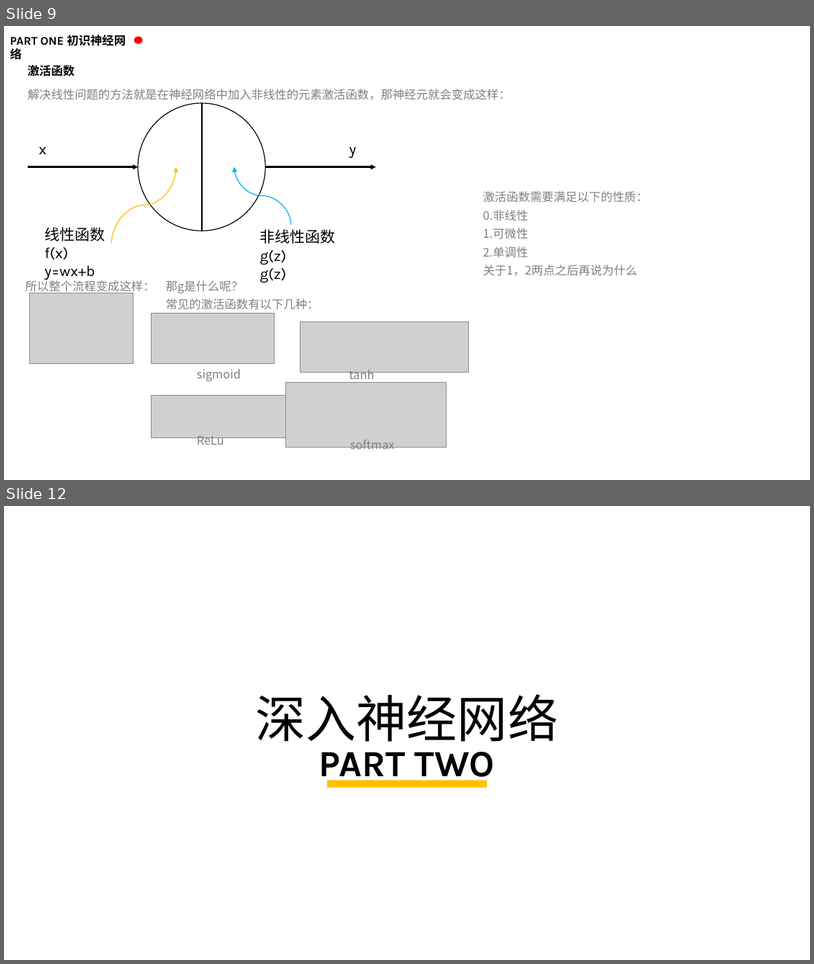
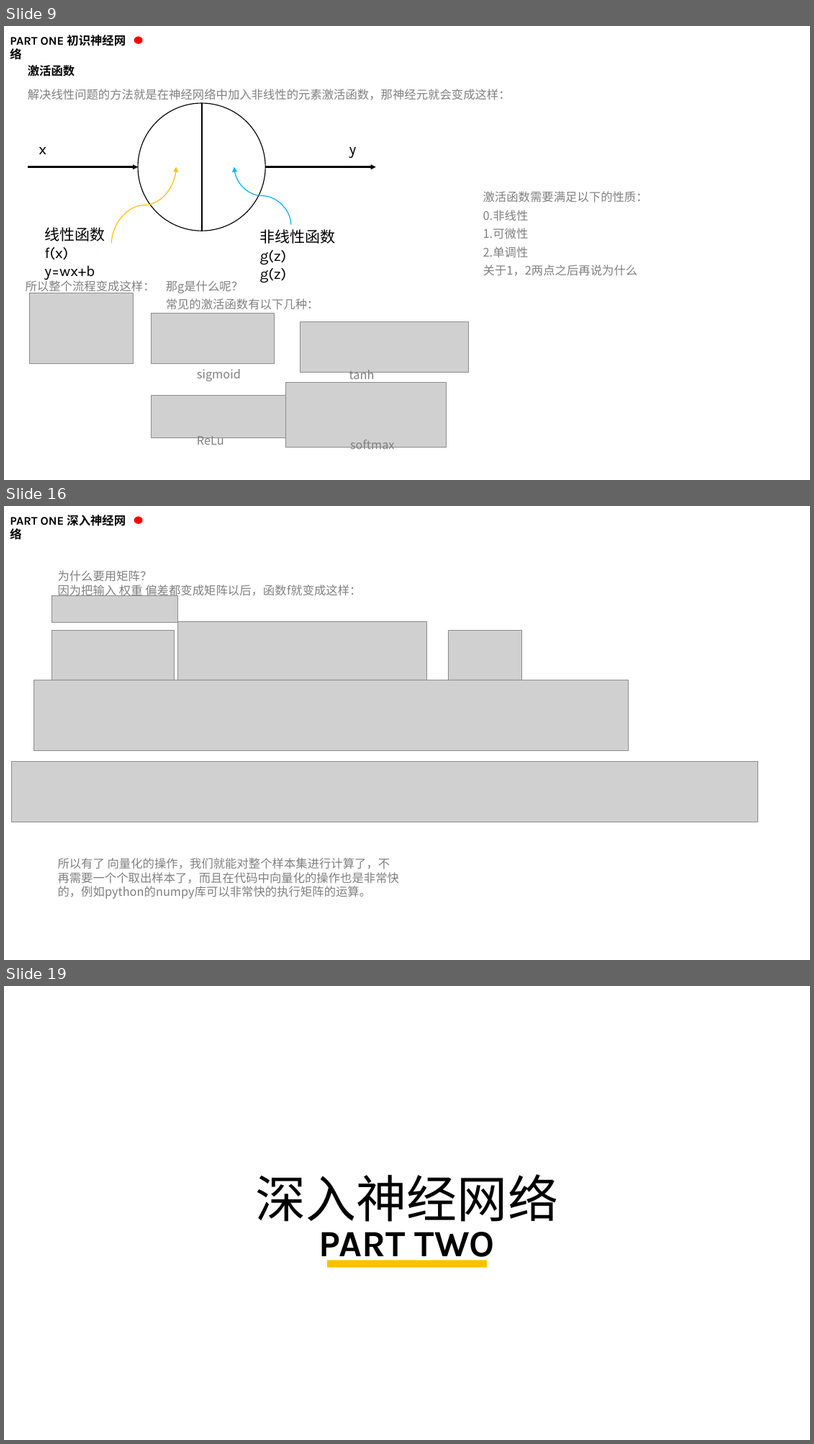
Before and after one commit to kaixinbaba/rlshare, a slide deck: 机器学习分享-神经网络.pptx. Shown one above the other, each under a label of ours: slides 9 and 12 before the commit, slides 9, 16 and 19 after it; the slides between them are not shown. The pictures are 814x964 and 814x1444 pixels, drawn with LibreOffice and Linux fonts; fonts in the diff are those of the drawing; grey boxes stand for pictures; background and template pictures are left out. Boxes give left, top, right and bottom in pixels: in the first picture for what was removed or moved away, otherwise in the second. Text is boxed around its words. In the diff, an @@ line names an element or a change of style, - is before the commit and + after.

```diff
--- a/机器学习分享-神经网络.pptx
+++ b/机器学习分享-神经网络.pptx
@@ slide 16 added at bbox=[4, 506, 810, 960], background #FFFFFF @@
@@ text added at bbox=[10, 515, 126, 543], 14 pt, text #000000, bold @@
+PART ONE 深入神经网络
@@ ellipse added at bbox=[134, 516, 142, 523], fill #FF0000 @@
@@ text added at bbox=[58, 570, 361, 598], 14 pt, text #808080 @@
+为什么要用矩阵？
+因为把输入 权重 偏差都变成矩阵以后，函数f就变成这样：
@@ picture added at bbox=[52, 595, 178, 622] @@
@@ picture added at bbox=[52, 630, 175, 680] @@
@@ picture added at bbox=[178, 621, 427, 688] @@
@@ picture added at bbox=[448, 630, 522, 682] @@
@@ picture added at bbox=[34, 680, 628, 750] @@
@@ picture added at bbox=[12, 762, 759, 822] @@
@@ text added at bbox=[58, 857, 399, 898], 14 pt, text #808080 @@
+所以有了 向量化的操作，我们就能对整个样本集进行计算了，不再需要一个个取出样本了，而且在代码中向量化的操作也是非常快的，例如python的numpy库可以非常快的执行矩阵的运算。
@@ what was slide 12 is now slide 19 @@
```
Also in this commit, not shown: 2 slides changed, 6 other slides added.
